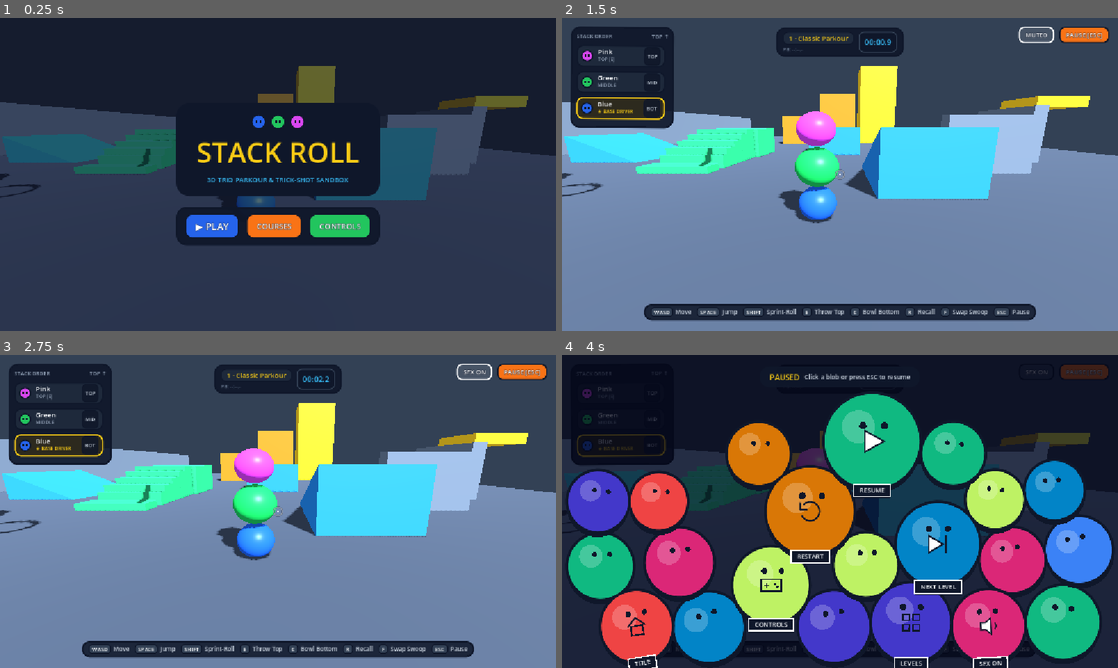
Above: before the commit, frames 1-4 (two rows, left to right).
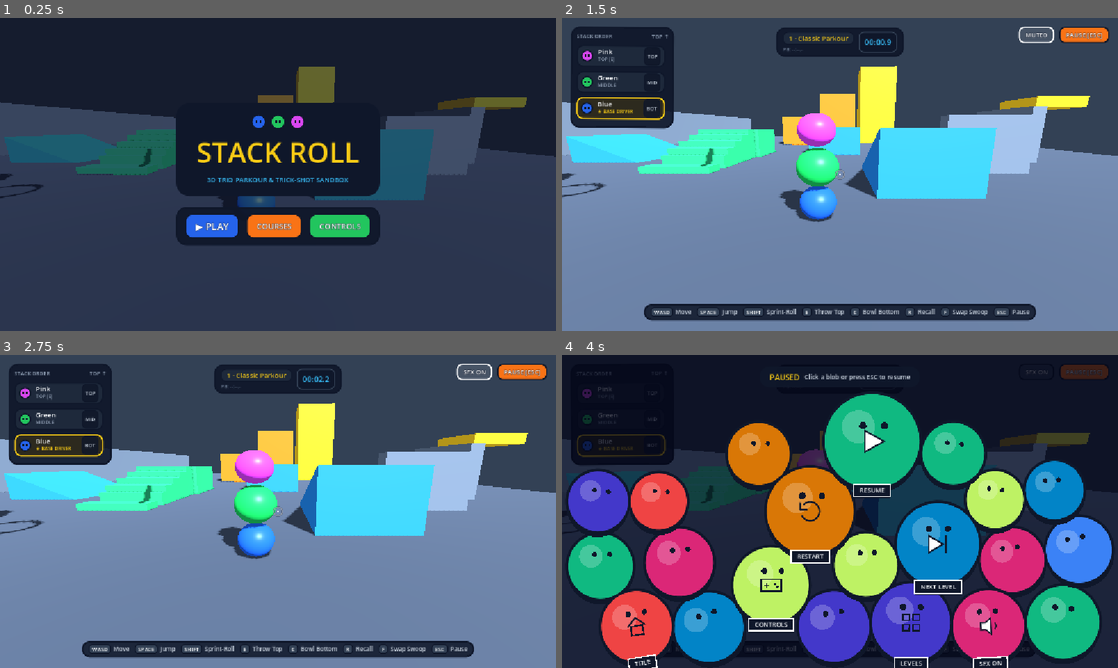
Above: after the commit, the same moments.

Repository: freeeked/godotgame
Game: Godot game, scene res://main.tscn
Two runs of this game, one before a commit and one after it. Both use one fixed random seed, a clock stepped at 60 frames per second and the inputs below.
Inputs (mouse positions are in pixels of both pictures, inside the frame that each line leads up to):
- Up to frame 1 (0.25 s): no input
- Up to frame 2 (1.5 s): click "▶ PLAY" at 0.5 s; click "SFX ON" at 1.25 s
- Up to frame 3 (2.75 s): click "MUTED" at 2 s
- Up to frame 4 (4 s): click "PAUSE [ESC]" at 2.75 s; move the mouse to (962, 495) at 3.52 s; hold D (move_right) from 3.53 s (still down); hold Q (center_camera) from 3.53 s (still down); click (962, 495) at 3.67 s

The runs differ from the first frame. In frame 1, 0.7% of the frame differs, in the area x 0-100%, y 15-61%; in frame 2, 1.1%, in the area x 0-100%, y 15-66%; in frame 3, 1.1%; in frame 4, 0.2%.

Commit message:
smooth wall cam

Diff:
--- a/scripts/test_main.gd
+++ b/scripts/test_main.gd
@@ -20,12 +20,17 @@
 @export var max_zoom_distance: float = 15.0
 ## Distance change (meters) applied per mouse wheel scroll notch.
 @export var zoom_step: float = 0.95
-## Sphere-cast padding radius (meters) keeping the camera from clipping into walls and floors.
-@export var camera_collision_margin: float = 0.45
 ## Gentle yaw assist (rad/s) when strafing perpendicular to camera (0.0 prevents unwanted horizon drift).
 @export var strafe_orbit_assist_speed: float = 0.12
 ## How long (seconds) manual look input suppresses auto-assist and extra horizon tilt.
 @export var manual_look_grace_time: float = 0.85
+
+## Sphere-cast padding radius (meters) keeping the camera from clipping into walls and floors.
+@export var camera_collision_margin: float = 0.28
+## How fast the camera tucks inward when blocked by a wall (higher = prevents clipping).
+@export var camera_collide_in_speed: float = 34.0
+## How smoothly the camera glides back out after passing a wall corner (prevents flicker).
+@export var camera_collide_out_speed: float = 8.5
 
 @export_group("Grounded Vertical Hysteresis")
 ## Upward jump deadzone (meters) above last grounded height before camera rises to follow climbs.
@@ -104,6 +109,7 @@
 
 var _target_zoom_distance: float = 7.6
 var _current_zoom_distance: float = 7.6
+var _smoothed_collision_dist: float = 7.6
 var _smoothed_boost_ratio: float = 0.0
 
 # Critically damped spring follow & grounded vertical hysteresis state
@@ -123,6 +129,7 @@
 	var default_dist := _get_mode_follow_distance()
 	_target_zoom_distance = clampf(default_dist, min_zoom_distance, max_zoom_distance)
 	_current_zoom_distance = _target_zoom_distance
+	_smoothed_collision_dist = _current_zoom_distance
 
 	_setup_lighting_if_needed()
 	_setup_camera()
@@ -153,6 +160,7 @@
 			_reset_level_contraptions()
 			_refresh_stack_hud()
 			_dust.clear_all()
+			_smoothed_collision_dist = _current_zoom_distance
 		)
 		_refresh_stack_hud()
 
@@ -317,41 +325,71 @@
 	_camera.fov = snappy_base_fov if camera_mode == CameraFeelMode.SNAPPY else fluid_base_fov
 	_camera.current = true
 
-func _sweep_camera_segment(from_pos: Vector3, to_pos: Vector3, margin: float, exclude_rids: Array[RID]) -> Vector3:
+func _cast_camera_ray(from_pos: Vector3, to_pos: Vector3, exclude_rids: Array[RID]) -> float:
 	var segment := to_pos - from_pos
 	var dist := segment.length()
 	if dist <= 0.001:
-		return from_pos
-
-	var dir := segment / dist
-	var sphere := SphereShape3D.new()
-	sphere.radius = margin
-
-	var query := PhysicsShapeQueryParameters3D.new()
-	query.shape = sphere
-	query.transform = Transform3D(Basis.IDENTITY, from_pos)
-	query.motion = dir * dist
+		return 1.0
+
+	var query := PhysicsRayQueryParameters3D.create(from_pos, to_pos)
 	query.exclude = exclude_rids
 	query.collide_with_areas = false
 	query.collide_with_bodies = true
-
-	var fractions := get_world_3d().direct_space_state.cast_motion(query)
-	if fractions.size() >= 2:
-		var safe_t := clampf(fractions[1] - 0.02, 0.0, 1.0)
-		return from_pos + dir * (dist * safe_t)
-
-	return to_pos
-
-func _resolve_wall_safe_camera(center_pivot: Vector3, desired_shoulder_pivot: Vector3, desired_cam_pos: Vector3) -> Vector3:
+	var hit := get_world_3d().direct_space_state.intersect_ray(query)
+	if not hit.is_empty():
+		var hit_dist := from_pos.distance_to(hit["position"] as Vector3)
+		return clampf((hit_dist - camera_collision_margin) / dist, 0.0, 1.0)
+	return 1.0
+
+func _resolve_wall_safe_camera(center_pivot: Vector3, desired_shoulder_pivot: Vector3, desired_cam_pos: Vector3, delta: float) -> Vector3:
 	var exclude_rids: Array[RID] = []
 	if player_stack != null:
 		for child in player_stack.get_children():
 			if child is CollisionObject3D:
 				exclude_rids.append((child as CollisionObject3D).get_rid())
 
-	var safe_shoulder := _sweep_camera_segment(center_pivot, desired_shoulder_pivot, camera_collision_margin, exclude_rids)
-	return _sweep_camera_segment(safe_shoulder, desired_cam_pos, camera_collision_margin, exclude_rids)
-
+	# 1. Keep shoulder pivot from poking through walls
+	var shoulder_t := _cast_camera_ray(center_pivot, desired_shoulder_pivot, exclude_rids)
+	var safe_shoulder := center_pivot.lerp(desired_shoulder_pivot, shoulder_t)
+
+	# 2. Cast a center ray + 4 corner feelers around the camera lens so corners don't cause single-frame snaps
+	var cam_vec := desired_cam_pos - safe_shoulder
+	var desired_dist := cam_vec.length()
+	if desired_dist <= 0.001:
+		return safe_shoulder
+
+	var cam_dir := cam_vec / desired_dist
+	var cam_right := _camera.global_transform.basis.x
+	var cam_up := _camera.global_transform.basis.y
+	var whisker_spread := camera_collision_margin * 0.85
+
+	var offsets := [
+		Vector3.ZERO,
+		(cam_right + cam_up) * whisker_spread,
+		(-cam_right + cam_up) * whisker_spread,
+		(cam_right - cam_up) * whisker_spread,
+		(-cam_right - cam_up) * whisker_spread,
+	]
+
+	var min_t := 1.0
+	var center_t := 1.0
+	for i in range(offsets.size()):
+		var t := _cast_camera_ray(safe_shoulder + offsets[i] * 0.35, desired_cam_pos + offsets[i], exclude_rids)
+		if i == 0:
+			center_t = t
+		min_t = minf(min_t, t)
+
+	# Blend center ray with peripheral feelers so grazing an edge nudges softly instead of plunging to minimum
+	var target_t := lerpf(min_t, center_t, 0.35)
+	var target_dist := maxf(1.35, desired_dist * target_t)
+
+	# 3. Fast tuck-in when blocked, smooth glide-out when clearing corners
+	if _smoothed_collision_dist > desired_dist:
+		_smoothed_collision_dist = desired_dist
+	var rate := camera_collide_in_speed if target_dist < _smoothed_collision_dist else camera_collide_out_speed
+	_smoothed_collision_dist = lerpf(_smoothed_collision_dist, target_dist, 1.0 - exp(-rate * delta))
+
+	return safe_shoulder + cam_dir * minf(_smoothed_collision_dist, desired_dist)
 func _unhandled_input(event: InputEvent) -> void:
 	if event is InputEventKey and event.pressed and not event.echo:
 		if event.physical_keycode == KEY_ESCAPE:
@@ -550,8 +588,7 @@
 	var rot := Basis.from_euler(Vector3(_current_pitch, _current_yaw, 0.0))
 	var dyn_dist := _current_zoom_distance + (0.85 if is_fluid else 0.45) * _smoothed_boost_ratio
 	var desired_cam_pos := desired_shoulder_pivot + rot * Vector3(0.0, 0.0, dyn_dist)
-	var safe_cam_pos := _resolve_wall_safe_camera(center_pivot, desired_shoulder_pivot, desired_cam_pos)
-
+	var safe_cam_pos := _resolve_wall_safe_camera(center_pivot, desired_shoulder_pivot, desired_cam_pos, delta)
 	var pitch_aim_y := tan(_current_pitch) * 7.2
 	var look_target := (
 		tracked_anchor
